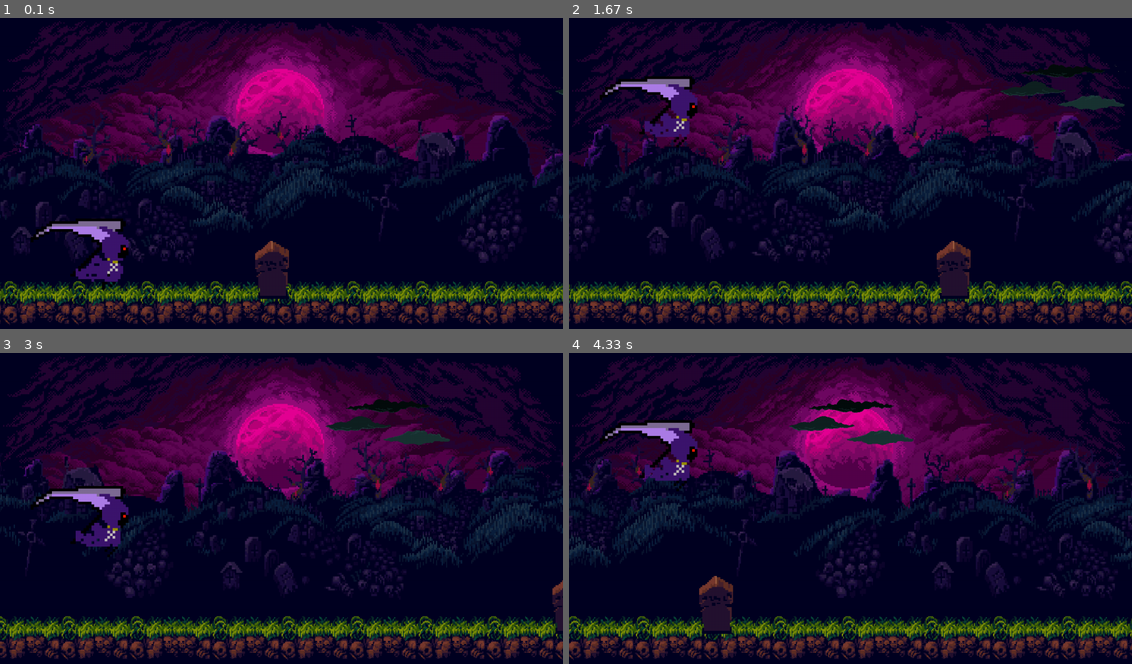
Above: before the commit, frames 1-4 (two rows, left to right).
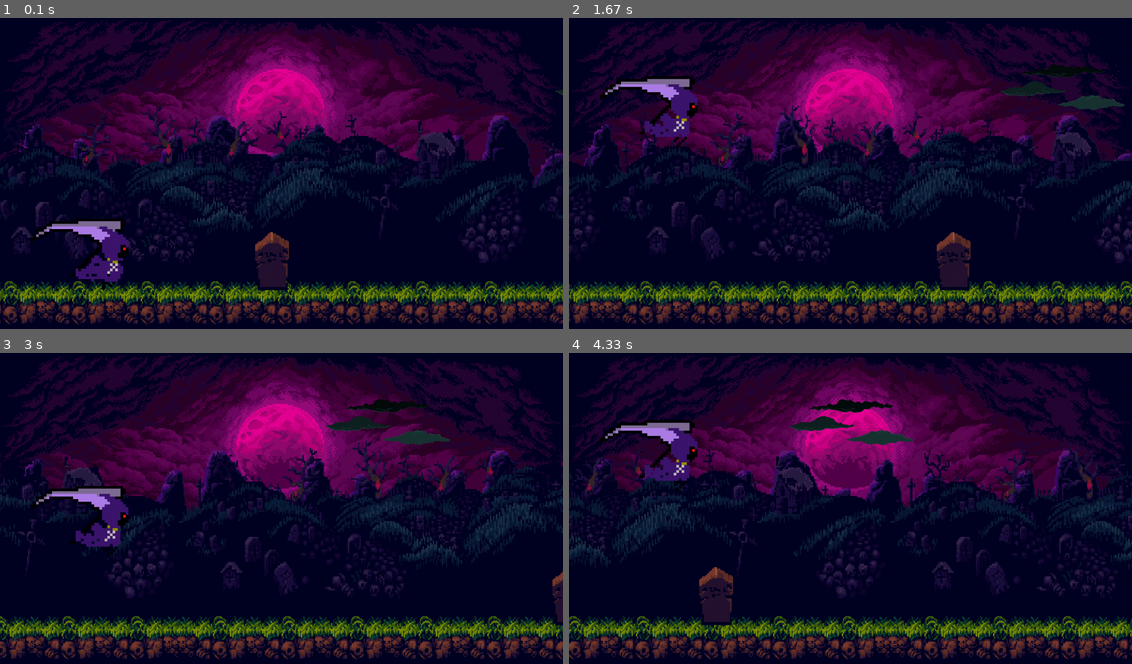
Above: after the commit, the same moments.

Repository: mmvbs/Cleanse-your-ghost
Game: pygame game, started from CYG.py
Two runs of this game, one before a commit and one after it. Both use one fixed random seed, a clock stepped at 60 frames per second and the inputs below.
Inputs:
- Up to frame 1 (0.1 s): no input
- Up to frame 2 (1.67 s): tap Space at 0.33, 1.23, 1.53 s
- Up to frame 3 (3 s): tap Space at 2.23, 2.53, 2.8 s
- Up to frame 4 (4.33 s): tap Space at 3.13, 3.43, 3.57, 3.97, 4.27 s

The runs differ from the first frame. In frame 1, 0.6% of the frame differs, in the area x 45-52%, y 68-91%; in frame 2, 0.6%, in the area x 65-72%, y 68-91%; in frame 3, 0.2%; in frame 4, 0.6%.

Commit message:
classe tumulos

Diff:
--- a/CYG.py
+++ b/CYG.py
@@ -5,6 +5,7 @@
 import classes.player as pl
 import classes.mundo as mu
 import classes.nuvem as nu
+import classes.tumulos as tu
 
 pygame.init()
 
@@ -22,6 +23,8 @@
 mundo.load_images()
 nuvem = nu.Nuvem(largura, altura, tela)
 nuvem.load_images()
+tumulo = tu.Tumulos(largura, altura, tela)
+tumulo.load_images()
 
 # Loop principal do jogo
 running = True
@@ -36,10 +39,12 @@
     # Preenche a tela
     tela.fill("black")
     mundo.update()
+    tumulo.update()
     nuvem.update()
 
     # Desenha
     mundo.draw()
+    tumulo.draw()
     nuvem.draw()
     jogador.draw()
     jogador.run()
--- a/classes/mundo.py
+++ b/classes/mundo.py
@@ -27,16 +27,13 @@
         self.bglua = pygame.image.load(sprite_path)
         self.bglua = pygame.transform.scale(self.bglua, (1280, 720))
 
-        sprite_path = os.path.join(base_path, "stone-1.png")
-        self.stone1 = pygame.image.load(sprite_path)
-        self.stone1 = pygame.transform.scale(self.stone1, (100, 140))
+
 
 
     def draw(self):
         self.tela.blit(self.bglua, (0, 0))
         self.tela.blit(self.bg, (self.bg_x, 200))
         self.tela.blit(self.bg, (self.bg_x + self.bg.get_width(),200))#Repete o fundo para evitar as lacunas pretas
-        self.tela.blit(self.stone1, (self.stone1_x, 500))
 
     #Função para movimentação do mundo
     def update(self):
@@ -46,12 +43,3 @@
         # Se o fundo saiu da tela, reposicione-o
         if self.bg_x <= -self.bg.get_width():
             self.bg_x = 0
-
-        # Se o chão saiu da tela, reposicione-o
-
-        # Move o obstáculo para a esquerda
-        self.stone1_x -= self.velocidade
-
-        # Se o obstáculo saiu da tela, reposicione-o
-        if self.stone1_x <= -self.stone1.get_width():
-            self.stone1_x = self.largura
--- /dev/null
+++ b/classes/tumulos.py
@@ -0,0 +1,27 @@
+import pygame
+import os
+
+class Tumulos:
+    def __init__(self, largura, altura, tela):
+        self.largura = largura
+        self.altura = altura
+        self.tela = tela
+        self.velocidade = 12
+        self.stone1_x = 640
+
+
+
+    def load_images(self):
+        base_path = os.path.abspath(os.path.join(os.path.dirname(__file__), '..', 'texturas'))
+        sprite_path = os.path.join(base_path, "stone-1.png")
+        self.stone1 = pygame.image.load(sprite_path)
+        self.stone1 = pygame.transform.scale(self.stone1, (100, 140))
+        self.image = self.stone1
+        self.image_rect = self.image.get_rect()
+
+    def draw(self):
+         self.tela.blit(self.stone1, (self.stone1_x, 480))
+    def update(self):
+        self.stone1_x -= self.velocidade
+        if self.stone1_x <= -self.stone1.get_width():
+            self.stone1_x = self.largura
